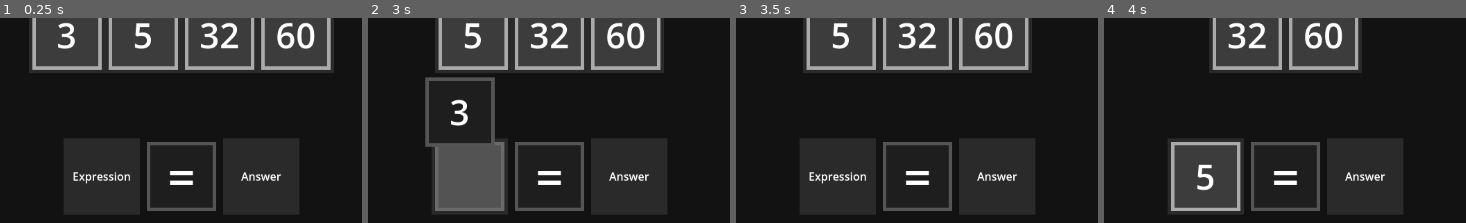
Above: before the commit, frames 1-4 (left to right).
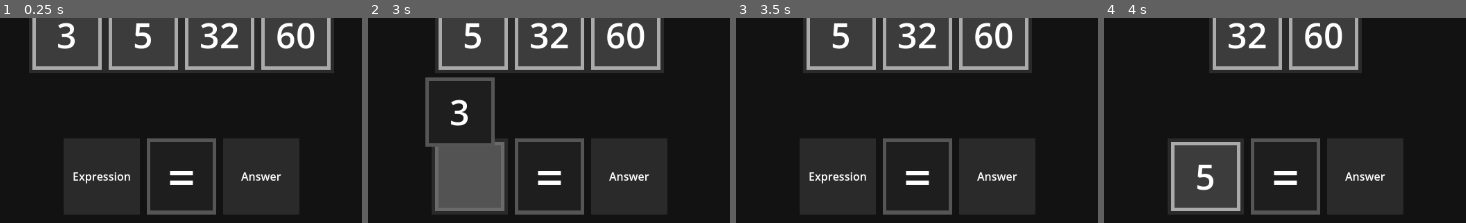
Above: after the commit, the same moments.

Repository: PeckyChicken/four-numbers
Game: Godot game, scene res://start_up.tscn
The game is run twice, just before and just after one commit, with the same random seed, the same clock (stepped at 60 frames per second) and the same inputs.
Inputs (mouse positions are % of the whole screen's width and height, from its top left):
- Up to frame 1 (0.25 s): no input
- Up to frame 2 (3 s): click "Hard Mode" at 0.5 s; click "Easy Mode" at 1.25 s; tap Enter at 2 s; drag from (55, 55) to (66, 31) at 2.02 s; tap Space at 2.75 s; drag from (39, 20) to (50, 77) at 2.77 s
- Up to frame 3 (3.5 s): no input
- Up to frame 4 (4 s): tap Enter at 3.5 s; move the mouse to (45, 20) at 3.52 s; hold Right (ui_right) from 3.53 s (still down); click (45, 20) at 3.67 s
The pictures show only the part of the screen within x 30-80%, y 16-66%; the shares and areas given below are measured in that part.

The runs differ from the first frame. In frame 1, 1.2% of the frame differs, in the area x 40-60%, y 58-97%; in frame 2, 1.2%; in frame 3, 1.2%; in frame 4, 1.2%.

Commit message:
CLEANUP: All tile scenes inherit from 1 base tile scene

Diff:
--- a/error_tile.tscn
+++ b/error_tile.tscn
@@ -1,46 +1,18 @@
-[gd_scene load_steps=2 format=3 uid="uid://dg5xh3pgoxxrh"]
+[gd_scene load_steps=3 format=3 uid="uid://ceyqcg2kdnxcx"]
 
-[ext_resource type="Script" uid="uid://ccbcx3ashcow4" path="res://error_tile.gd" id="1_0v3it"]
+[ext_resource type="PackedScene" uid="uid://c5gpvxvl115gk" path="res://tile.tscn" id="1_0v3it"]
+[ext_resource type="Script" uid="uid://ccbcx3ashcow4" path="res://error_tile.gd" id="2_jk7mk"]
 
-[node name="Error Tile" type="Control"]
-custom_minimum_size = Vector2(100, 100)
-layout_mode = 3
-anchors_preset = 8
-anchor_left = 0.5
-anchor_top = 0.5
-anchor_right = 0.5
-anchor_bottom = 0.5
-offset_right = 100.0
-offset_bottom = 100.0
-grow_horizontal = 2
-grow_vertical = 2
-script = ExtResource("1_0v3it")
+[node name="Error Tile" instance=ExtResource("1_0v3it")]
+script = ExtResource("2_jk7mk")
 
-[node name="Outline" type="ColorRect" parent="."]
-layout_mode = 1
-anchors_preset = 15
-anchor_right = 1.0
-anchor_bottom = 1.0
-grow_horizontal = 2
-grow_vertical = 2
-mouse_filter = 1
-theme_type_variation = &"outline"
+[node name="Outline" parent="." index="0"]
 color = Color(1, 0.321569, 0.321569, 1)
 
-[node name="Fill" type="ColorRect" parent="."]
-layout_mode = 1
-anchors_preset = 15
-anchor_right = 1.0
-anchor_bottom = 1.0
-grow_horizontal = 2
-grow_vertical = 2
-scale = Vector2(0.9, 0.9)
-pivot_offset = Vector2(50, 50)
-mouse_filter = 1
-theme_type_variation = &"fill"
+[node name="Fill" parent="." index="1"]
 color = Color(0.227451, 0.054902, 0.054902, 1)
 
-[node name="Output" type="RichTextLabel" parent="."]
+[node name="Output" type="RichTextLabel" parent="." index="2"]
 layout_mode = 1
 anchors_preset = -1
 anchor_right = 1.0
@@ -56,7 +28,7 @@
 horizontal_alignment = 1
 vertical_alignment = 1
 
-[node name="Message" type="RichTextLabel" parent="."]
+[node name="Message" type="RichTextLabel" parent="." index="3"]
 layout_mode = 1
 anchors_preset = 7
 anchor_left = 0.5
@@ -78,5 +50,3 @@
 scroll_active = false
 horizontal_alignment = 1
 vertical_alignment = 2
-
-[connection signal="gui_input" from="." to="." method="_on_gui_input"]
--- a/main.tscn
+++ b/main.tscn
@@ -98,8 +98,6 @@
 
 [node name="equals" parent="Equation" instance=ExtResource("5_7mycd")]
 layout_mode = 2
-size_flags_horizontal = 4
-size_flags_vertical = 4
 operation = "="
 type = 3
 
@@ -191,48 +189,36 @@
 
 [node name="Plus" parent="Operations/Symbols" instance=ExtResource("5_7mycd")]
 layout_mode = 2
-size_flags_horizontal = 4
-size_flags_vertical = 4
 operation = "+"
 draggable = true
 type = 1
 
 [node name="Minus" parent="Operations/Symbols" instance=ExtResource("5_7mycd")]
 layout_mode = 2
-size_flags_horizontal = 4
-size_flags_vertical = 4
 operation = "-"
 draggable = true
 type = 1
 
 [node name="Multiply" parent="Operations/Symbols" instance=ExtResource("5_7mycd")]
 layout_mode = 2
-size_flags_horizontal = 4
-size_flags_vertical = 4
 operation = "×"
 draggable = true
 type = 1
 
 [node name="Divide" parent="Operations/Symbols" instance=ExtResource("5_7mycd")]
 layout_mode = 2
-size_flags_horizontal = 4
-size_flags_vertical = 4
 operation = "÷"
 draggable = true
 type = 1
 
 [node name="Open Paren" parent="Operations/Symbols" instance=ExtResource("5_7mycd")]
 layout_mode = 2
-size_flags_horizontal = 4
-size_flags_vertical = 4
 operation = "("
 draggable = true
 type = 1
 
 [node name="Close Paren" parent="Operations/Symbols" instance=ExtResource("5_7mycd")]
 layout_mode = 2
-size_flags_horizontal = 4
-size_flags_vertical = 4
 operation = ")"
 draggable = true
 type = 1
--- a/number_tile.gd
+++ b/number_tile.gd
@@ -20,22 +20,22 @@
 
 	super()
 
-func _process(delta: float) -> void:
-	var temp_just_released = just_released
-	super(delta)
-
-	if temp_just_released and not dragging:
-		if parent_container == null:
-			if get_global_rect().intersects(answer_container.get_global_rect()):
-				if not answer_container.get_children().any(func(x):return x is ErrorTile):
-					return
-				if not self.expression:
-					return
-				root.moves += 1
-				for child in answer_container.get_children():
-					child.queue_free()
-				add_to_container(answer_container)
-				answer_container.recreate_expression()
+#func _process(delta: float) -> void:
+	#var temp_just_released = just_released
+	#super(delta)
+	#
+	#if temp_just_released and not dragging:
+		#if parent_container == null:
+			#if get_global_rect().intersects(answer_container.get_global_rect()):
+				#if not answer_container.get_children().any(func(x):return x is ErrorTile):
+					#return
+				#if not self.expression:
+					#return
+				#root.moves += 1
+				#for child in answer_container.get_children():
+					#child.queue_free()
+				#add_to_container(answer_container)
+				#answer_container.recreate_expression()
 
 
 
@@ -65,7 +65,19 @@
 	super(event)
 
 func _input(event: InputEvent):
-	var temp_dragging = dragging
 	super(event)
-	if just_released == 1 and temp_dragging:
+
+	if just_released and not dragging:
 		Events.PlaySound.emit("drop_number",global_position)
+
+		if parent_container == null:
+			if get_global_rect().intersects(answer_container.get_global_rect()):
+				if not answer_container.get_children().any(func(x):return x is ErrorTile):
+					return
+				if not self.expression:
+					return
+				root.moves += 1
+				for child in answer_container.get_children():
+					child.queue_free()
+				add_to_container(answer_container)
+				answer_container.recreate_expression()
--- a/number_tile.tscn
+++ b/number_tile.tscn
@@ -1,47 +1,14 @@
-[gd_scene load_steps=2 format=3 uid="uid://da7s8c0h5cosn"]
+[gd_scene load_steps=3 format=3 uid="uid://dnbua4du5nydd"]
 
 [ext_resource type="Script" uid="uid://bdpoeev556b8s" path="res://number_tile.gd" id="1_7h3xa"]
+[ext_resource type="PackedScene" uid="uid://c5gpvxvl115gk" path="res://tile.tscn" id="1_f10jo"]
 
-[node name="Number Tile" type="Control"]
-custom_minimum_size = Vector2(100, 100)
-layout_mode = 3
-anchors_preset = 8
-anchor_left = 0.5
-anchor_top = 0.5
-anchor_right = 0.5
-anchor_bottom = 0.5
-offset_right = 100.0
-offset_bottom = 100.0
-grow_horizontal = 2
-grow_vertical = 2
+[node name="Number Tile" instance=ExtResource("1_f10jo")]
 script = ExtResource("1_7h3xa")
-number = 5
+number = 0
+expression = ""
 
-[node name="Outline" type="ColorRect" parent="."]
-layout_mode = 1
-anchors_preset = 15
-anchor_right = 1.0
-anchor_bottom = 1.0
-grow_horizontal = 2
-grow_vertical = 2
-mouse_filter = 1
-theme_type_variation = &"outline"
-color = Color(0.333333, 0.333333, 0.333333, 1)
-
-[node name="Fill" type="ColorRect" parent="."]
-layout_mode = 1
-anchors_preset = 15
-anchor_right = 1.0
-anchor_bottom = 1.0
-grow_horizontal = 2
-grow_vertical = 2
-scale = Vector2(0.9, 0.9)
-pivot_offset = Vector2(50, 50)
-mouse_filter = 1
-theme_type_variation = &"fill"
-color = Color(0.117647, 0.117647, 0.117647, 1)
-
-[node name="Number" type="RichTextLabel" parent="."]
+[node name="Number" type="RichTextLabel" parent="." index="2"]
 layout_mode = 1
 anchors_preset = -1
 anchor_right = 1.0
@@ -57,7 +24,7 @@
 horizontal_alignment = 1
 vertical_alignment = 1
 
-[node name="Equation" type="RichTextLabel" parent="."]
+[node name="Equation" type="RichTextLabel" parent="." index="3"]
 layout_mode = 1
 anchors_preset = 7
 anchor_left = 0.5
@@ -79,5 +46,3 @@
 scroll_active = false
 horizontal_alignment = 1
 vertical_alignment = 1
-
-[connection signal="gui_input" from="." to="." method="_on_gui_input"]
--- a/operation_tile.gd
+++ b/operation_tile.gd
@@ -20,13 +20,13 @@
 	if previous_parent is OperationContainer:
 		operation_container.reset_stock()
 
-func _process(delta: float) -> void:
-	super(delta)
-
-	if draggable and not dragging:
-		if parent_container == null:
-			if get_global_rect().intersects(operation_container.get_global_rect()):
-				queue_free()
+#func _process(delta: float) -> void:
+	#super(delta)
+	#
+	#if draggable and not dragging:
+		#if parent_container == null:
+			#if get_global_rect().intersects(operation_container.get_global_rect()):
+				#queue_free()
 
 func _on_click(event: InputEvent):
 	if event.is_pressed():
@@ -48,7 +48,11 @@
 		_on_click(event)
 
 func _input(event: InputEvent):
-	var temp_dragging = dragging
 	super(event)
-	if just_released == 1 and temp_dragging:
+	if just_released == 1 and not dragging:
 		Events.PlaySound.emit("drop_operation",global_position)
+
+		if draggable:
+			if parent_container == null:
+				if get_global_rect().intersects(operation_container.get_global_rect()):
+					queue_free()
--- a/operation_tile.tscn
+++ b/operation_tile.tscn
@@ -1,46 +1,13 @@
-[gd_scene load_steps=2 format=3 uid="uid://7h5qan4frtki"]
+[gd_scene load_steps=3 format=3 uid="uid://dq3nhvmg72xlh"]
 
-[ext_resource type="Script" uid="uid://c3ntjcb722b68" path="res://operation_tile.gd" id="1_draqo"]
+[ext_resource type="PackedScene" uid="uid://c5gpvxvl115gk" path="res://tile.tscn" id="1_draqo"]
+[ext_resource type="Script" uid="uid://c3ntjcb722b68" path="res://operation_tile.gd" id="2_0246x"]
 
-[node name="Operation Tile" type="Control"]
-custom_minimum_size = Vector2(100, 100)
-layout_mode = 3
-anchors_preset = 8
-anchor_left = 0.5
-anchor_top = 0.5
-anchor_right = 0.5
-anchor_bottom = 0.5
-offset_right = 100.0
-offset_bottom = 100.0
-grow_horizontal = 2
-grow_vertical = 2
-script = ExtResource("1_draqo")
+[node name="Operation Tile" instance=ExtResource("1_draqo")]
+script = ExtResource("2_0246x")
+operation = ""
 
-[node name="Outline" type="ColorRect" parent="."]
-layout_mode = 1
-anchors_preset = 15
-anchor_right = 1.0
-anchor_bottom = 1.0
-grow_horizontal = 2
-grow_vertical = 2
-mouse_filter = 1
-theme_type_variation = &"outline"
-color = Color(0.333333, 0.333333, 0.333333, 1)
-
-[node name="Fill" type="ColorRect" parent="."]
-layout_mode = 1
-anchors_preset = 15
-anchor_right = 1.0
-anchor_bottom = 1.0
-grow_horizontal = 2
-grow_vertical = 2
-scale = Vector2(0.9, 0.9)
-pivot_offset = Vector2(50, 50)
-mouse_filter = 1
-theme_type_variation = &"fill"
-color = Color(0.117647, 0.117647, 0.117647, 1)
-
-[node name="Operation" type="RichTextLabel" parent="."]
+[node name="Operation" type="RichTextLabel" parent="." index="2"]
 layout_mode = 1
 anchors_preset = 15
 anchor_right = 1.0
@@ -53,5 +20,3 @@
 text = "+"
 horizontal_alignment = 1
 vertical_alignment = 1
-
-[connection signal="gui_input" from="." to="." method="_on_gui_input"]
--- a/shadow_tile.tscn
+++ b/shadow_tile.tscn
@@ -1,42 +1,6 @@
-[gd_scene load_steps=2 format=3 uid="uid://h4kib28sknqg"]
+[gd_scene load_steps=2 format=3 uid="uid://ch50jrtbxfnxs"]
 
-[ext_resource type="Script" uid="uid://dkqh5nof2equp" path="res://shadow_tile.gd" id="1_0cdx6"]
+[ext_resource type="PackedScene" uid="uid://c5gpvxvl115gk" path="res://tile.tscn" id="1_0cdx6"]
 
-[node name="Shadow Tile" type="Control"]
+[node name="Shadow Tile" instance=ExtResource("1_0cdx6")]
 modulate = Color(1, 1, 1, 0.5)
-custom_minimum_size = Vector2(100, 100)
-layout_mode = 3
-anchors_preset = 8
-anchor_left = 0.5
-anchor_top = 0.5
-anchor_right = 0.5
-anchor_bottom = 0.5
-offset_right = 100.0
-offset_bottom = 100.0
-grow_horizontal = 2
-grow_vertical = 2
-script = ExtResource("1_0cdx6")
-
-[node name="Outline" type="ColorRect" parent="."]
-layout_mode = 1
-anchors_preset = 15
-anchor_right = 1.0
-anchor_bottom = 1.0
-grow_horizontal = 2
-grow_vertical = 2
-mouse_filter = 1
-theme_type_variation = &"outline"
-color = Color(0.333333, 0.333333, 0.333333, 1)
-
-[node name="Fill" type="ColorRect" parent="."]
-layout_mode = 1
-anchors_preset = 15
-anchor_right = 1.0
-anchor_bottom = 1.0
-grow_horizontal = 2
-grow_vertical = 2
-scale = Vector2(0.9, 0.9)
-pivot_offset = Vector2(50, 50)
-mouse_filter = 1
-theme_type_variation = &"fill"
-color = Color(0.117647, 0.117647, 0.117647, 1)
--- a/tile.gd
+++ b/tile.gd
@@ -6,11 +6,11 @@
 var extra_data: Dictionary = {}
 
 var movement: float = 0.0
-const CLICK_THRESHOLD = 5.0
+
+const CLICK_THRESHOLD := 5.0 ##Distance the mouse has to move before it registers as a drag.
 
 var dragging: bool = false
 var drag_offset: Vector2
-var mouse_pos: Vector2
 
 var just_released: int = 0
 
@@ -43,13 +43,6 @@
 		previous_parent = parent_container
 
 	Events.ResetTiles.connect(return_home)
-
-func _input(event: InputEvent) -> void:
-	if event is InputEventMouseMotion:
-		mouse_pos = event.position
-	if event is InputEventMouseButton and not event.is_pressed():
-		just_released = -1 * just_released
-		dragging = false
 
 func return_home():
 	if not draggable:
@@ -116,33 +109,50 @@
 
 	overlap = root
 
+func _process(_delta: float) -> void:
+	if just_released == 1:
+		await get_tree().process_frame
+		just_released = 0
 
-# Called every frame. 'delta' is the elapsed time since the previous frame.
-func _process(_delta: float) -> void:
+func end_drag():
+	delete_shadow()
+	if just_released == 1:
+		if movement <= CLICK_THRESHOLD:
+			root.moves += 1
+			quick_move()
+			return
+
+	if overlap in root.containers:
+		if not parent_container == overlap.get_child(0):
+			root.moves += 1
+			add_to_container(overlap.get_child(0))
+			if parent_container is AnswerContainer:
+				parent_container.recreate_expression()
+
+func drag(event:InputEventMouseMotion):
+	var old_position = position
+	position += event.relative
+	movement += (position - old_position).length()
+	position = position.clamp(Vector2.ZERO,get_viewport_rect().size-self.size)
+
+	find_overlap()
+
+
+func _input(event:InputEvent) -> void:
 	if not draggable:
 		return
-	if dragging:
-		movement += (mouse_pos + drag_offset - position).length()
-		position = mouse_pos + drag_offset
-		position = position.clamp(Vector2.ZERO,get_viewport_rect().size-self.size)
-		find_overlap()
+	await get_tree().process_frame
 
-	else:
-		delete_shadow()
-		if just_released == 1:
-			just_released = 0
+	if event is InputEventMouse:
+		if event.button_mask == 0:
+			just_released = -1 * just_released
+			dragging = false
+			end_drag()
 
-			if movement < CLICK_THRESHOLD:
-				root.moves += 1
-				quick_move()
-				return
-		if overlap in root.containers:
+		if event is InputEventMouseMotion:
+			if dragging:
+				drag(event)
 
-			if not parent_container == overlap.get_child(0):
-				root.moves += 1
-				add_to_container(overlap.get_child(0))
-				if parent_container is AnswerContainer:
-					parent_container.recreate_expression()
 
 func quick_move(container=null):
 	if container == null:
@@ -154,6 +164,7 @@
 			if self is NumberTile:
 				container = storage_container
 			elif self is OperationTile:
+				Events.PlaySound.emit("drop_operation",global_position)
 				queue_free()
 				return
 
@@ -165,6 +176,7 @@
 	just_released = -1
 	if parent_container:
 		previous_parent = parent_container
+		find_overlap()
 		parent_container = null
 
 	if type == Root.Tiles.ANSWER:
--- /dev/null
+++ b/tile.tscn
@@ -0,0 +1,35 @@
+[gd_scene load_steps=2 format=3 uid="uid://c5gpvxvl115gk"]
+
+[ext_resource type="Script" uid="uid://uxkp36mrxj7q" path="res://tile.gd" id="1_n3f48"]
+
+[node name="Tile" type="Control"]
+custom_minimum_size = Vector2(100, 100)
+layout_mode = 3
+anchors_preset = 0
+script = ExtResource("1_n3f48")
+
+[node name="Outline" type="ColorRect" parent="."]
+layout_mode = 1
+anchors_preset = 15
+anchor_right = 1.0
+anchor_bottom = 1.0
+grow_horizontal = 2
+grow_vertical = 2
+mouse_filter = 1
+theme_type_variation = &"outline"
+color = Color(0.333333, 0.333333, 0.333333, 1)
+
+[node name="Fill" type="ColorRect" parent="."]
+layout_mode = 1
+anchors_preset = 15
+anchor_right = 1.0
+anchor_bottom = 1.0
+grow_horizontal = 2
+grow_vertical = 2
+scale = Vector2(0.9, 0.9)
+pivot_offset = Vector2(50, 50)
+mouse_filter = 1
+theme_type_variation = &"fill"
+color = Color(0.117647, 0.117647, 0.117647, 1)
+
+[connection signal="gui_input" from="." to="." method="_on_gui_input"]
Not shown: 1 places in main.tscn that only renumber resources
